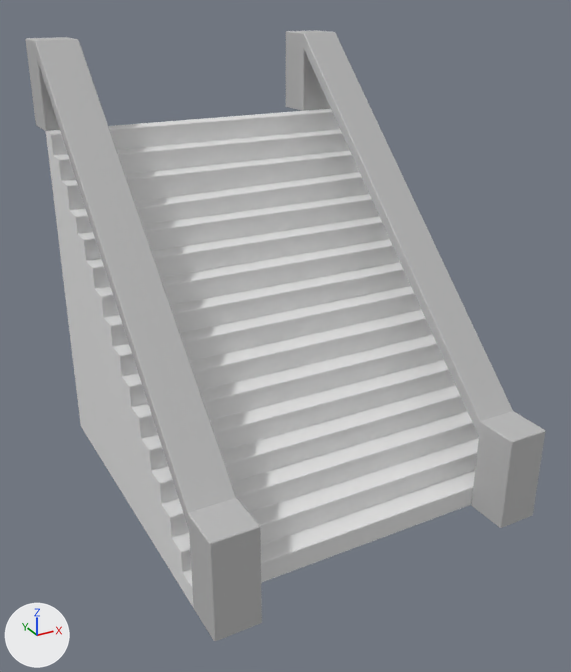
One commit to the FBX model Assets/_Project/Models/Finals/stairs.fbx: the scene before it, then after it.
One viewpoint serves both versions: a 50 mm lens placed at (-2.12, -9.71, 5.54), pointed at (1.96, -2.31, 1.83). The lights are fixed; the arrows at lower left show +X, +Y and +Z. The picture after the commit comes second. Where no turn or scale is listed for an object, it has been applied to the vertices.
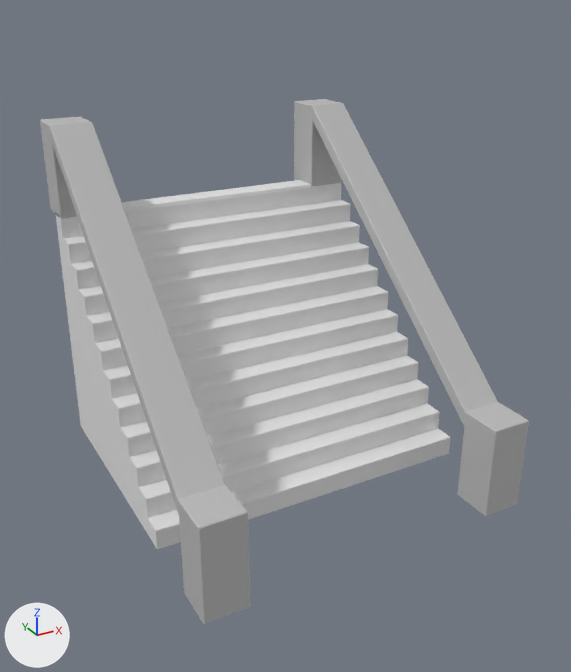
Changed parts and their boxes [x1, y1, x2, y2] in the pictures (571 x 672 px; the box of a moved part takes in the faces that stretch with it):
'Stairs', reshaped, moved (9% narrower, 26% shorter): before [46, 109, 479, 608]; after [56, 180, 450, 550]
'pCube1', reshaped, moved (11% narrower, 16% shorter): before [25, 37, 262, 641]; after [40, 117, 250, 624]
'pCube2', reshaped, moved (10% narrower, 16% shorter): before [286, 30, 546, 528]; after [294, 99, 529, 516]
part 1 of me_mesh, moved or reshaped: before [46, 109, 473, 606]; after [56, 180, 450, 548]
part 2 of me_mesh_001, moved or reshaped: before [37, 60, 60, 131]; after [51, 141, 77, 218]
part 3 of me_mesh_001, moved or reshaped: before [26, 37, 236, 529]; after [40, 117, 225, 515]
part 4 of me_mesh_001, moved or reshaped: before [25, 39, 45, 130]; after [40, 121, 60, 218]
part 5 of me_mesh_001, moved or reshaped: before [188, 498, 262, 641]; after [178, 485, 250, 624]
part 6 of me_mesh_002, moved or reshaped: before [303, 48, 331, 111]; after [311, 120, 341, 186]
part 7 of me_mesh_002, moved or reshaped: before [286, 30, 513, 436]; after [295, 99, 498, 425]
part 8 of me_mesh_002, moved or reshaped: before [286, 32, 303, 111]; after [294, 102, 312, 184]
part 9 of me_mesh_002, moved or reshaped: before [471, 411, 546, 528]; after [457, 402, 529, 516]

What changed in the scene script:
```text
Change me_mesh_002:
    used by ob_pcube2; location = (3.5, 0.5, 4.0)
    remove me_mesh_002.from_pydata(...)  # 54 vertices, 49 faces; spans x 0.0..0.5, y -5.0..0.0, z -4.0..1.0
    add me_mesh_002.from_pydata(...)  # 54 vertices, 49 faces; spans x 0.0..0.5, y -5.25..-0.75, z -4.0..0.1
    me_mesh_002 part 6: all 8 vertices in x 0.0..0.5, y -0.5..0.0, z 0.0 are moved by (0.0, -0.75, -1.0)
    me_mesh_002 part 7: 16 of the vertices in x 0.0..0.5, y -0.51..0.0, z 0.8..1.0 are moved by (0.0, -0.75, -0.9)
    me_mesh_002 part 8: all 4 vertices in x 0.0..0.5, y -0.01..0.0, z 0.8 are moved by (0.0, -0.75, -0.87)
    me_mesh_002 part 9: all 26 vertices in x 0.0..0.5, y -5.0..-4.5, z -4.0..-2.88 are moved by (0.0, -0.25, 0.0)
Change me_mesh_001:
    used by ob_pcube1; location = (0.0, 0.5, 4.0)
    remove me_mesh_001.from_pydata(...)  # 54 vertices, 49 faces; spans x 0.0..0.5, y -5.0..0.0, z -4.0..1.0
    add me_mesh_001.from_pydata(...)  # 54 vertices, 49 faces; spans x 0.0..0.5, y -5.25..-0.75, z -4.0..0.1
    me_mesh_001 part 2: all 8 vertices in x 0.0..0.5, y -0.5..0.0, z 0.0 are moved by (0.0, -0.75, -1.0)
    me_mesh_001 part 3: 16 of the vertices in x 0.0..0.5, y -0.51..0.0, z 0.8..1.0 are moved by (0.0, -0.75, -0.9)
    me_mesh_001 part 4: all 4 vertices in x 0.0..0.5, y -0.01..0.0, z 0.8 are moved by (0.0, -0.75, -0.87)
    me_mesh_001 part 5: all 26 vertices in x 0.0..0.5, y -5.0..-4.5, z -4.0..-2.88 are moved by (0.0, -0.25, 0.0)
Change me_mesh:
    used by ob_stairs; location = (0.0, 0.0, 0.0)
    remove me_mesh.from_pydata(...)  # 192 vertices, 190 faces; spans x 0.0..4.0, y -4.0..0.0, z 0.0..4.0
    add me_mesh.from_pydata(...)  # 176 vertices, 170 faces; spans x 0.0..4.0, y -4.0..-0.91, z 0.0..3.03
    me_mesh part 1
    52 vertices are removed from x 0.0..4.0, y -1.01..0.0, z 0.0..4.0
    104 faces are deleted
    36 vertices are added at x 0.0..4.0, y -4.0..-0.91, z 0.0..3.03
    84 new faces join them
Change ob_pcube2:
    ob_pcube2.location: (3.5, 0.5, 4.0) -> (3.5, 1.0, 4.0)
Change ob_pcube1:
    ob_pcube1.location: (0.0, 0.5, 4.0) -> (0.0, 1.0, 4.0)
Change ob_stairs:
    ob_stairs.location: (0.0, 0.0, 0.0) -> (0.0, 1.0, 0.0)
```
